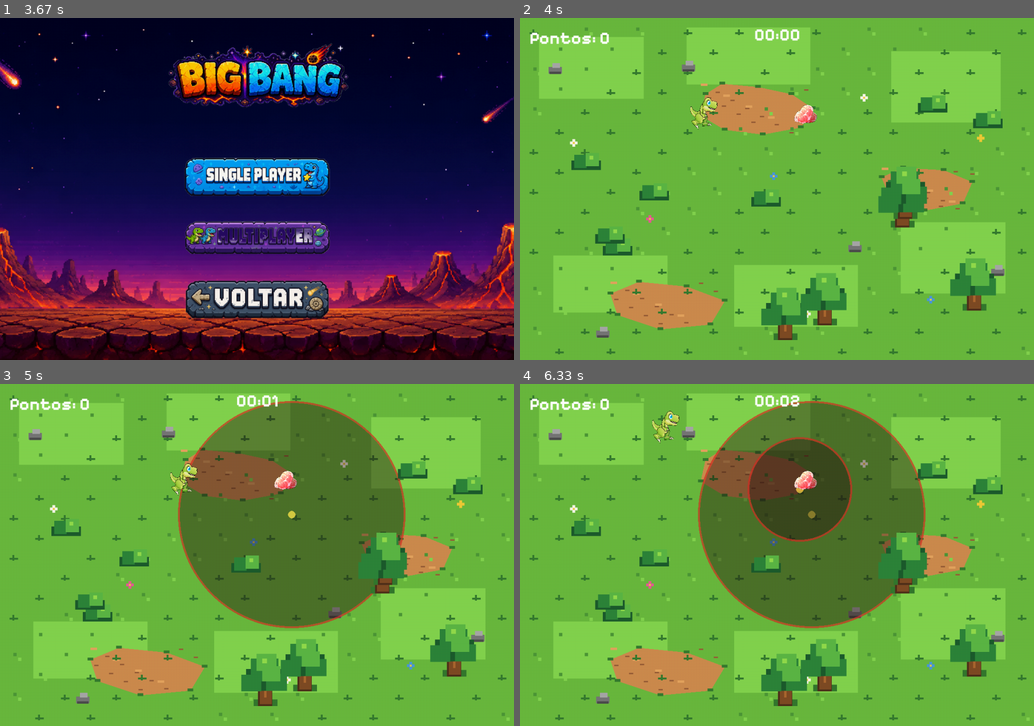
Above: before the commit, frames 1-4 (two rows, left to right).
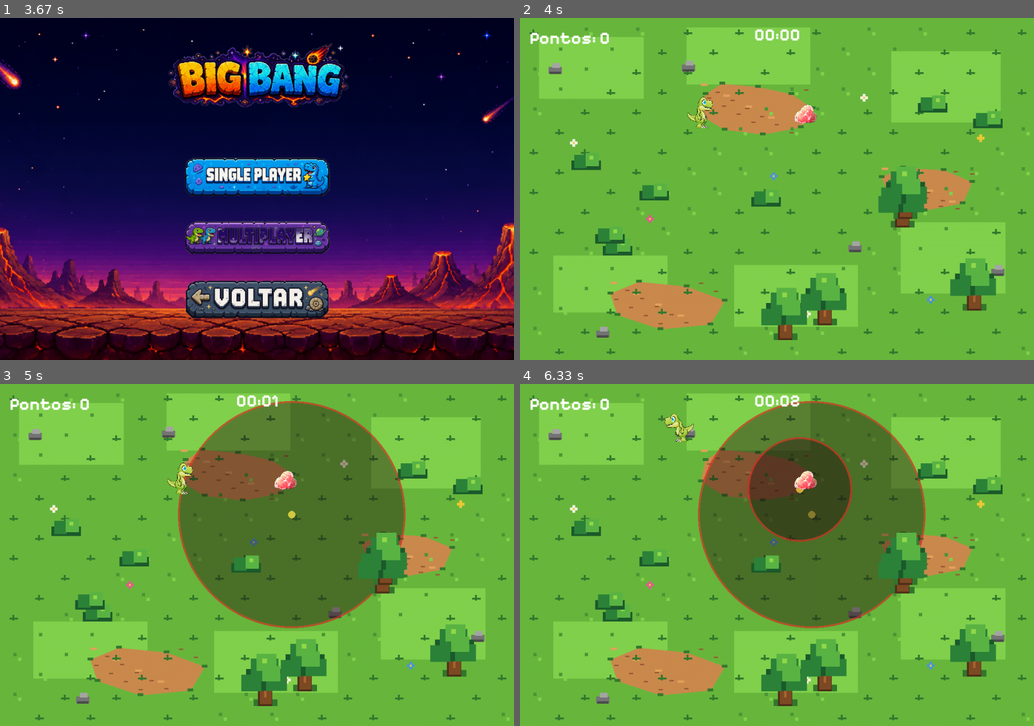
Above: after the commit, the same moments.

Repository: defreitassl/Trabalho_Pygame
Game: pygame game, started from main.py
Two runs of this game, one before a commit and one after it. Both use one fixed random seed, a clock stepped at 60 frames per second and the inputs below.
Inputs (mouse positions are in pixels of both pictures, inside the frame that each line leads up to):
- Up to frame 1 (3.67 s): click (257, 236) at 0.38 s; click (303, 192) at 0.72 s; hold Right 1-1.47 s; hold Left 1.5-1.8 s; click (133, 192) at 1.88 s; click (257, 305) at 2.22 s; click (257, 175) at 2.55 s; click (97, 267) at 2.88 s
- Up to frame 2 (4 s): click (777, 175) at 3.72 s
- Up to frame 3 (5 s): click (133, 486) at 4.95 s
- Up to frame 4 (6.33 s): hold W 5.67-6.03 s; hold A from 6.07 s (still down)

Frame 1 is identical in both runs. In frame 2, 0.3% of the frame differs, in the area x 32-39%, y 23-33%; in frame 3, 0.3%; in frame 4, 0.4%, in the area x 25-34%, y 7-18%.

Commit message:
Anima dinossauro 1 no jogo

Diff:
--- a/src/jogo.py
+++ b/src/jogo.py
@@ -1,3 +1,4 @@
+import os
 import random
 
 import pygame
@@ -39,6 +40,9 @@
 METEORO_ESCALA_MINIMA = 0.3
 METEORO_MULTIPLICADOR_SPAWN = 1.2
 PONTOS_POR_SEGUNDO = 2
+DINO_TAMANHO = (100, 80)
+DINO_ANIMACAO_MS = 90
+CAMINHO_SPRITES_DINO1 = os.path.join("assets", "imagens", "dino sprites")
 
 
 def criar_pe_dino(dino_rect):
@@ -49,6 +53,45 @@
     dx = ponto_1[0] - ponto_2[0]
     dy = ponto_1[1] - ponto_2[1]
     return (dx ** 2 + dy ** 2) ** 0.5
+
+
+def carregar_frames_animacao(prefixo, quantidade):
+    frames = []
+
+    for indice in range(1, quantidade + 1):
+        caminho = os.path.join(CAMINHO_SPRITES_DINO1, f"{prefixo} ({indice}).png")
+        imagem = pygame.image.load(caminho).convert_alpha()
+        frames.append(pygame.transform.scale(imagem, DINO_TAMANHO))
+
+    return frames
+
+
+def carregar_animacoes_dino1():
+    return {
+        "idle": carregar_frames_animacao("Idle", 10),
+        "walk": carregar_frames_animacao("Walk", 10),
+        "run": carregar_frames_animacao("Run", 8),
+        "dead": carregar_frames_animacao("Dead", 8),
+    }
+
+
+def escolher_animacao_dino1(vivo, movendo, lento):
+    if not vivo:
+        return "dead"
+    if not movendo:
+        return "idle"
+    if lento:
+        return "walk"
+    return "run"
+
+
+def obter_frame_animacao(frames, agora, repetir=True, iniciado_em=0):
+    indice = max(0, (agora - iniciado_em) // DINO_ANIMACAO_MS)
+
+    if repetir:
+        return frames[indice % len(frames)]
+
+    return frames[min(indice, len(frames) - 1)]
 
 
 def criar_elementos_chao():
@@ -396,14 +439,17 @@
     clock = pygame.time.Clock()
     fonte = pygame.font.Font("assets/fontes/fonte_pixel.ttf", 36)
 
-    dino = pygame.image.load("assets/imagens/dino sprites/Run (2).png").convert_alpha()
-    dino = pygame.transform.scale(dino, (100, 80))
-    dino_rect = dino.get_rect(center=(400, 200))
+    animacoes_dino1 = carregar_animacoes_dino1()
+    dino_rect = pygame.Rect(0, 0, *DINO_TAMANHO)
+    dino_rect.center = (400, 200)
+    dino_direcao = "direita"
+    dino_movendo = False
+    dino_lento = False
 
     if modo == "multiplayer":
         dino2 = pygame.image.load("assets/imagens/dino2 sprites/espinossauro.png").convert_alpha()
         dino2 = pygame.transform.flip(dino2, True, False)
-        dino2 = pygame.transform.scale(dino2, (100, 80))
+        dino2 = pygame.transform.scale(dino2, DINO_TAMANHO)
         dino2_rect = dino2.get_rect(center=(680, 200))
 
     carne = pygame.image.load("assets/imagens/MeatUI2.png").convert_alpha()
@@ -443,12 +489,15 @@
             proximo_meteoro = sortear_proximo_meteoro(agora, tempo_decorrido, modo)
 
         teclas = pygame.key.get_pressed()
+        dino_movendo = False
+        dino_lento = False
 
         if vivo:
             velocidade = 5
             for arbusto in arbustos:
                 if criar_pe_dino(dino_rect).colliderect(arbusto["lentidao"]):
                     velocidade = 2
+                    dino_lento = True
 
             mx = 0
             my = 0
@@ -460,6 +509,11 @@
                 mx += velocidade
             if teclas[pygame.K_a]:
                 mx -= velocidade
+            dino_movendo = mx != 0 or my != 0
+            if mx > 0:
+                dino_direcao = "direita"
+            elif mx < 0:
+                dino_direcao = "esquerda"
             mover_com_colisao(dino_rect, mx, my, arvores)
 
         if modo == "multiplayer" and vivo2:
@@ -502,10 +556,16 @@
         for arvore in arvores:
             desenhar_arvore(tela, arvore["visual"])
 
-        if vivo:
-            tela.blit(dino, dino_rect)
-        else:
-            desenhar_jogador_morto(tela, dino_rect)
+        animacao_dino = escolher_animacao_dino1(vivo, dino_movendo, dino_lento)
+        frame_dino = obter_frame_animacao(
+            animacoes_dino1[animacao_dino],
+            agora,
+            repetir=vivo,
+            iniciado_em=tempo_morte or agora,
+        )
+        if dino_direcao == "esquerda":
+            frame_dino = pygame.transform.flip(frame_dino, True, False)
+        tela.blit(frame_dino, frame_dino.get_rect(center=dino_rect.center))
 
         if modo == "multiplayer":
             if vivo2:
--- a/tests/test_logica.py
+++ b/tests/test_logica.py
@@ -6,7 +6,9 @@
     calcular_pontuacao_final,
     calcular_raio_meteoro,
     criar_meteoro,
+    escolher_animacao_dino1,
     jogador_na_area_do_meteoro,
+    obter_frame_animacao,
     sortear_raio_meteoro,
 )
 
@@ -44,6 +46,30 @@
 def test_calcular_pontuacao_final_soma_carne_e_tempo():
     """Deve somar pontos de carne com bonus por segundos vivos."""
     assert calcular_pontuacao_final(30, 5000) == 40
+
+
+def test_escolher_animacao_dino1_por_estado():
+    """Deve selecionar animacao conforme movimento, lentidao e morte."""
+    assert escolher_animacao_dino1(True, False, False) == "idle"
+    assert escolher_animacao_dino1(True, True, False) == "run"
+    assert escolher_animacao_dino1(True, True, True) == "walk"
+    assert escolher_animacao_dino1(False, True, False) == "dead"
+
+
+def test_obter_frame_animacao_repete_frames():
+    """Deve repetir a animacao enquanto o jogador esta vivo."""
+    frames = ["a", "b", "c"]
+
+    assert obter_frame_animacao(frames, 0) == "a"
+    assert obter_frame_animacao(frames, 90) == "b"
+    assert obter_frame_animacao(frames, 270) == "a"
+
+
+def test_obter_frame_animacao_para_no_ultimo_frame():
+    """Deve manter o ultimo frame em animacoes que nao repetem."""
+    frames = ["a", "b", "c"]
+
+    assert obter_frame_animacao(frames, 1000, repetir=False) == "c"
 
 
 def test_jogador_na_area_do_meteoro():
